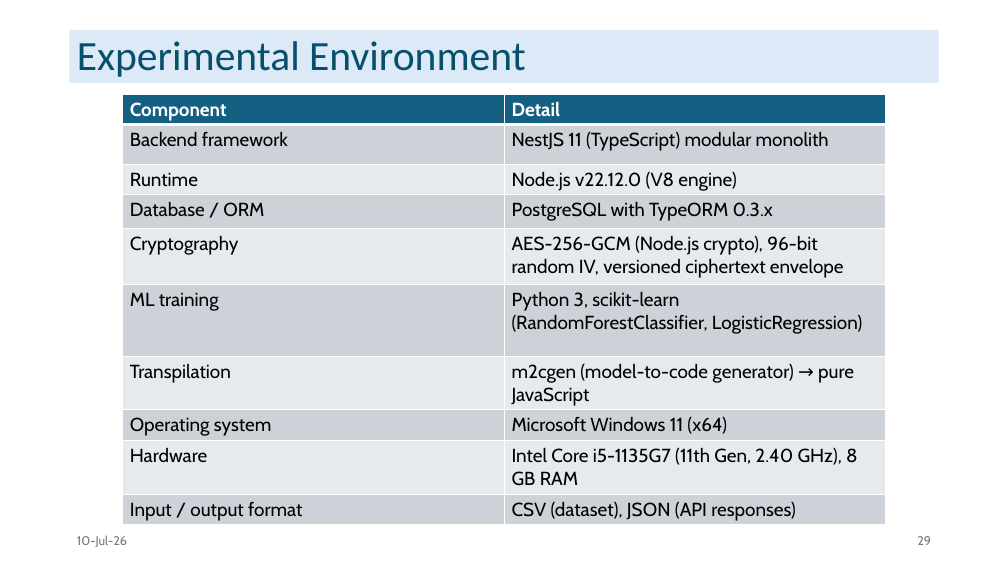
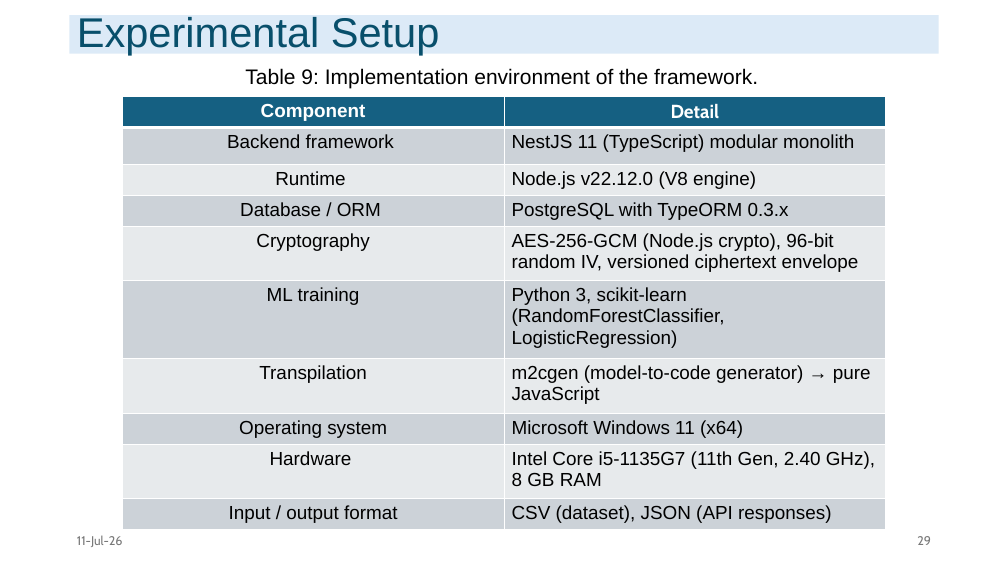
Before and after one commit to faiyaz103/adaptive-data-access-framework, a slide deck: slide 29 of report/main/2007103.pptx. Drawn at 1008x567 pixels with LibreOffice and Linux fonts; fonts in the diff are those of the drawing. Boxes give left, top, right and bottom in pixels: in the first picture for what was removed or moved away, otherwise in the second. Text is boxed around its words. In the diff, an @@ line names an element or a change of style, - is before the commit and + after.

```diff
--- a/report/main/2007103.pptx
+++ b/report/main/2007103.pptx
@@ title "Experimental Setup": place and size @@
-title "Experimental Setup" at [70, 30, 939, 83]
+title "Experimental Setup" at [70, 15, 939, 54]
@@ title at [77, 17, 440, 55]: text changed; font Calibri to Arial @@
-Experimental Environment
+Experimental Setup
@@ text added at [245, 68, 758, 88], 20 pt, text #000000 @@
+Table 9: Implementation environment of the framework.
@@ table at [123, 97, 886, 530] @@
@@ font Cabin to Arial @@
@@ alignment left to centre @@
@@ text at [77, 535, 123, 547]: text changed @@
-10-Jul-26
+11-Jul-26
```
Also in this commit, not shown: 32 other slides changed, 1 slide added, 2 slides removed.
